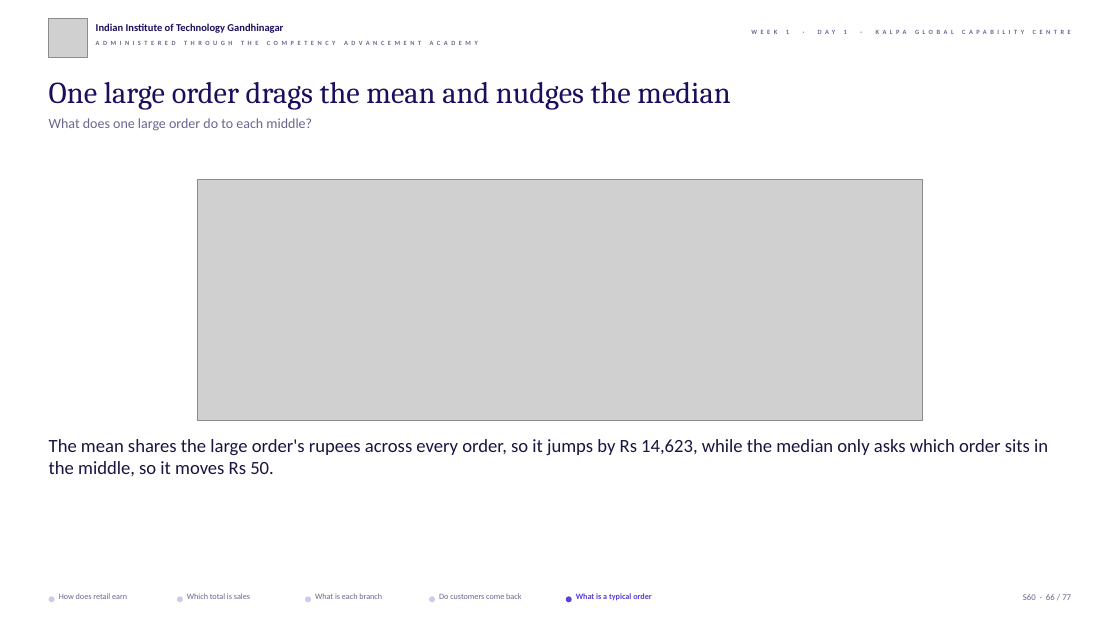
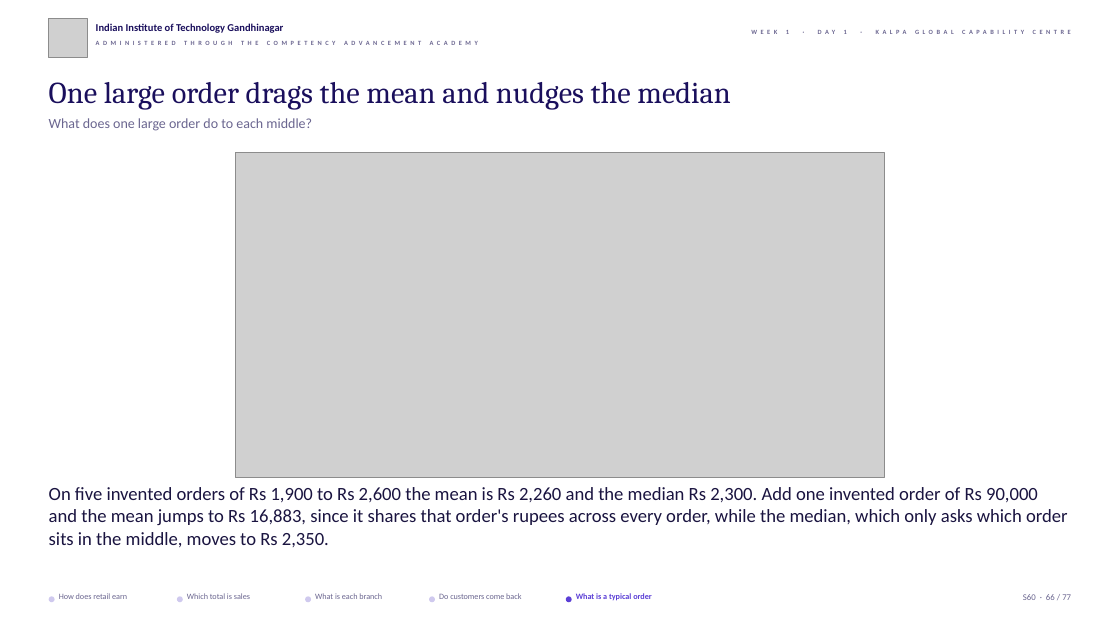
Before and after one commit to fde-academy-lab/c2-content-factory, a slide deck: slide 66 of content/W01/D1/slides/C2_W01_D01_half1_STUDENT.pptx. Drawn at 1120x630 pixels with LibreOffice and Linux fonts; fonts in the diff are those of the drawing; grey boxes stand for pictures; background and template pictures are left out. Boxes give left, top, right and bottom in pixels: in the first picture for what was removed or moved away, otherwise in the second. Text is boxed around its words. In the diff, an @@ line names an element or a change of style, - is before the commit and + after.

```diff
--- a/content/W01/D1/slides/C2_W01_D01_half1_STUDENT.pptx
+++ b/content/W01/D1/slides/C2_W01_D01_half1_STUDENT.pptx
@@ picture resized from (x1=197, y1=180, x2=923, y2=420) to (x1=235, y1=153, x2=885, y2=477) @@
@@ text at (x1=49, y1=487, x2=1068, y2=547): text changed @@
-The mean shares the large order's rupees across every order, so it jumps by Rs 14,623, while the median only asks which order sits in the middle, so it moves Rs 50.
+On five invented orders of Rs 1,900 to Rs 2,600 the mean is Rs 2,260 and the median Rs 2,300. Add one invented order of Rs 90,000 and the mean jumps to Rs 16,883, since it shares that order's rupees across every order, while the median, which only asks which order sits in the middle, moves to Rs 2,350.
```
Also in this commit, not shown: 52 other slides changed, 4 other files.
